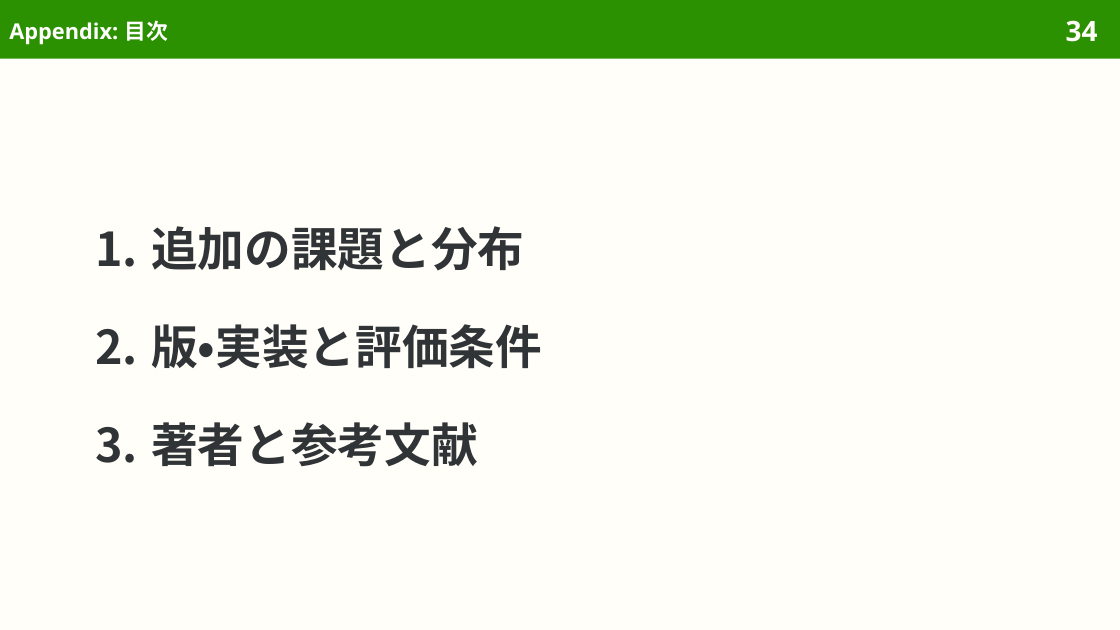
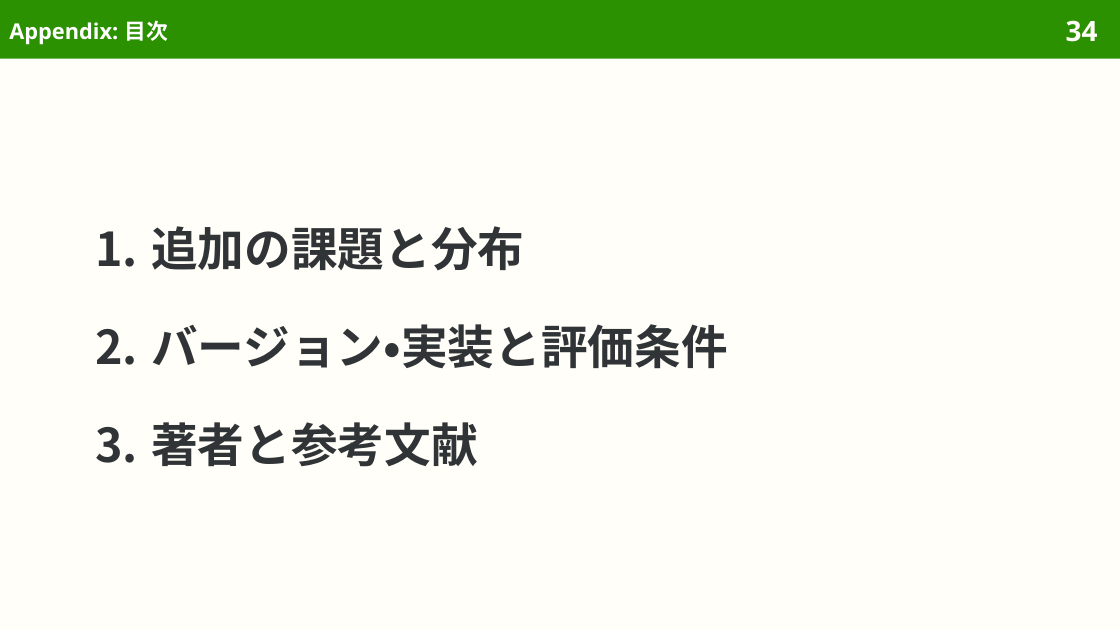
Before and after one commit to sasakiy84/datasets-in-10-minutes, a slide deck: slide 34 of slides/datasets-in-10-minutes-mcp-atlas.pptx. Drawn at 1120x630 pixels with LibreOffice and Linux fonts; fonts in the diff are those of the drawing. Boxes give left, top, right and bottom in pixels: in the first picture for what was removed or moved away, otherwise in the second. Text is boxed around its words. In the diff, an @@ line names an element or a change of style, - is before the commit and + after.

```diff
--- a/slides/datasets-in-10-minutes-mcp-atlas.pptx
+++ b/slides/datasets-in-10-minutes-mcp-atlas.pptx
@@ text at (x1=151, y1=324, x2=728, y2=369): text changed @@
-2. 版・実装と評価条件
+2. バージョン・実装と評価条件
```
Also in this commit, not shown: 7 other slides changed, 4 other files.
